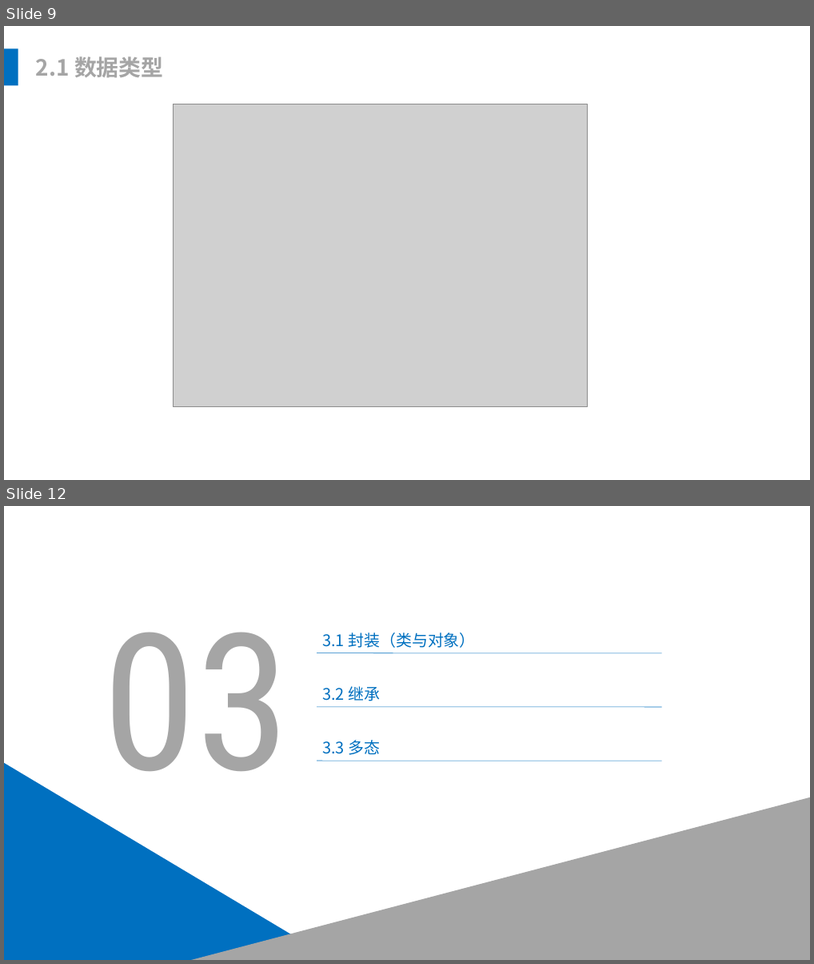
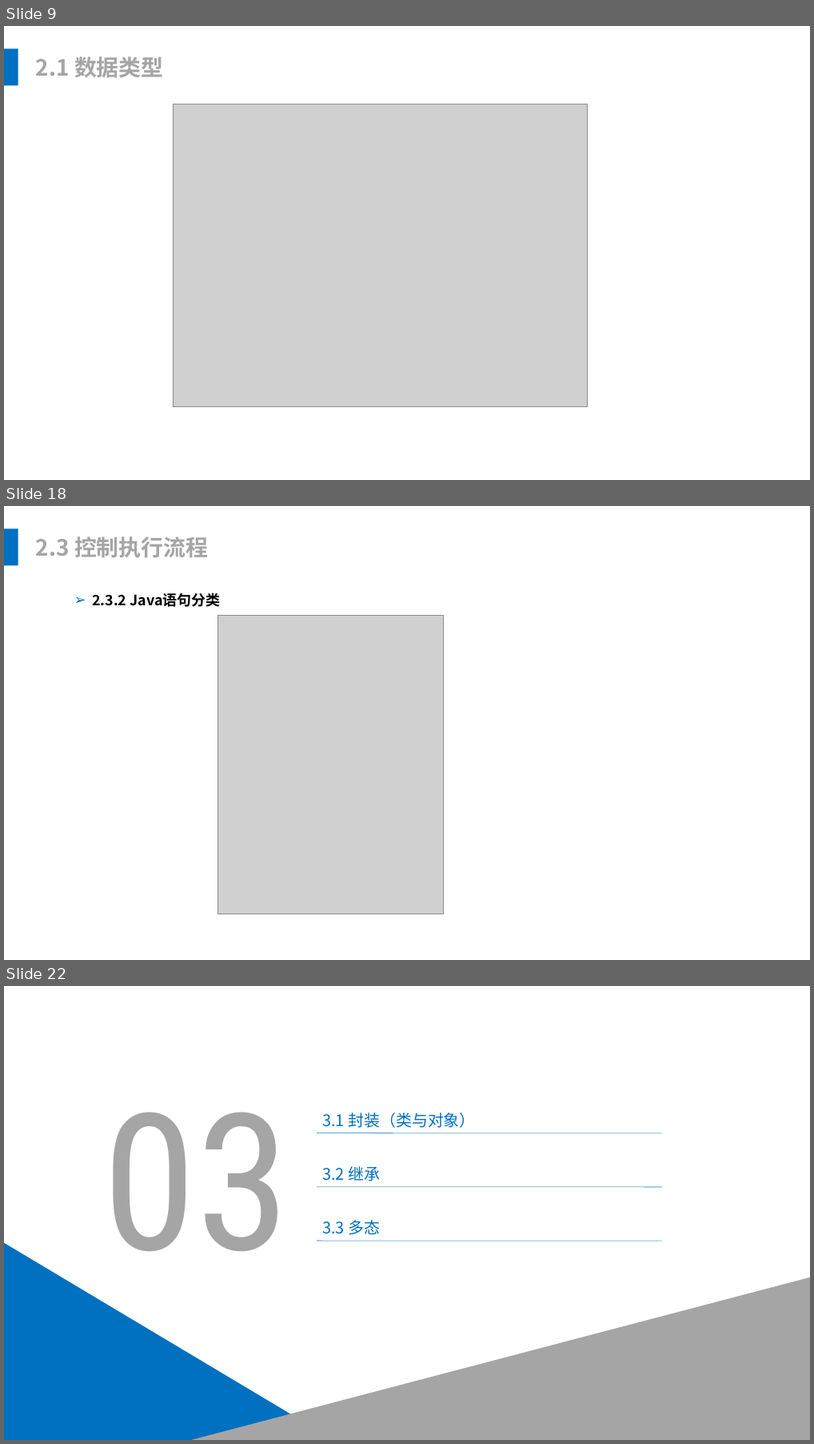
Before and after one commit to leonliu06/JavaTrainning, a slide deck: Java培训.pptx. Shown one above the other, each under a label of ours: slides 9 and 12 before the commit, slides 9, 18 and 22 after it; the slides between them are not shown. The pictures are 814x964 and 814x1444 pixels, drawn with LibreOffice and Linux fonts; fonts in the diff are those of the drawing; grey boxes stand for pictures. Boxes give left, top, right and bottom in pixels: in the first picture for what was removed or moved away, otherwise in the second. Text is boxed around its words. In the diff, an @@ line names an element or a change of style, - is before the commit and + after.

```diff
--- a/Java培训.pptx
+++ b/Java培训.pptx
@@ slide 18 added at bbox=[4, 506, 810, 960], background #FFFFFF @@
@@ rectangle added at bbox=[4, 529, 18, 566], fill #0070C0 @@
@@ text added at bbox=[36, 536, 208, 558], 28 pt, text #A5A5A5, bold @@
+2.3 控制执行流程
@@ text added at bbox=[92, 592, 220, 607], 18 pt, text #000000, bold @@
+➢ 2.3.2 Java语句分类
@@ picture added at bbox=[218, 615, 443, 913] @@
@@ what was slide 12 is now slide 22 @@
```
Also in this commit, not shown: 2 slides changed, 9 other slides added, 1 other file.
